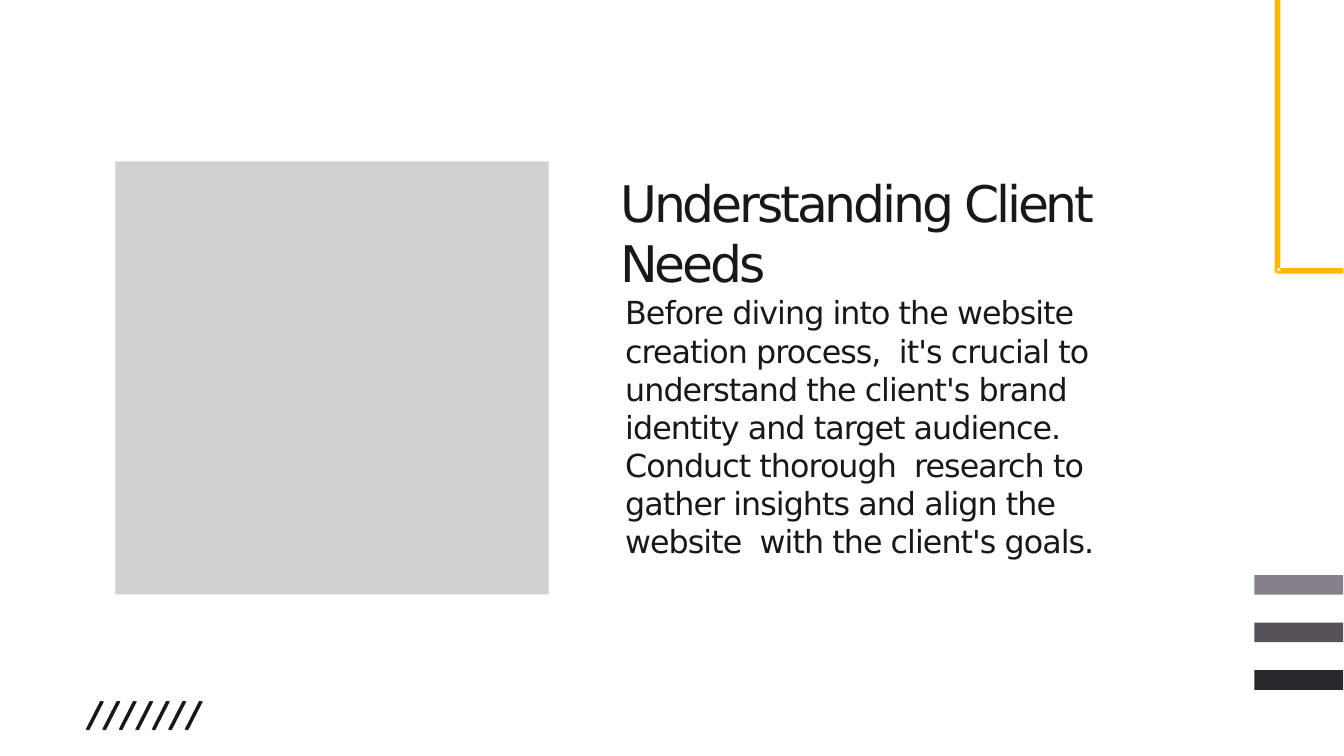
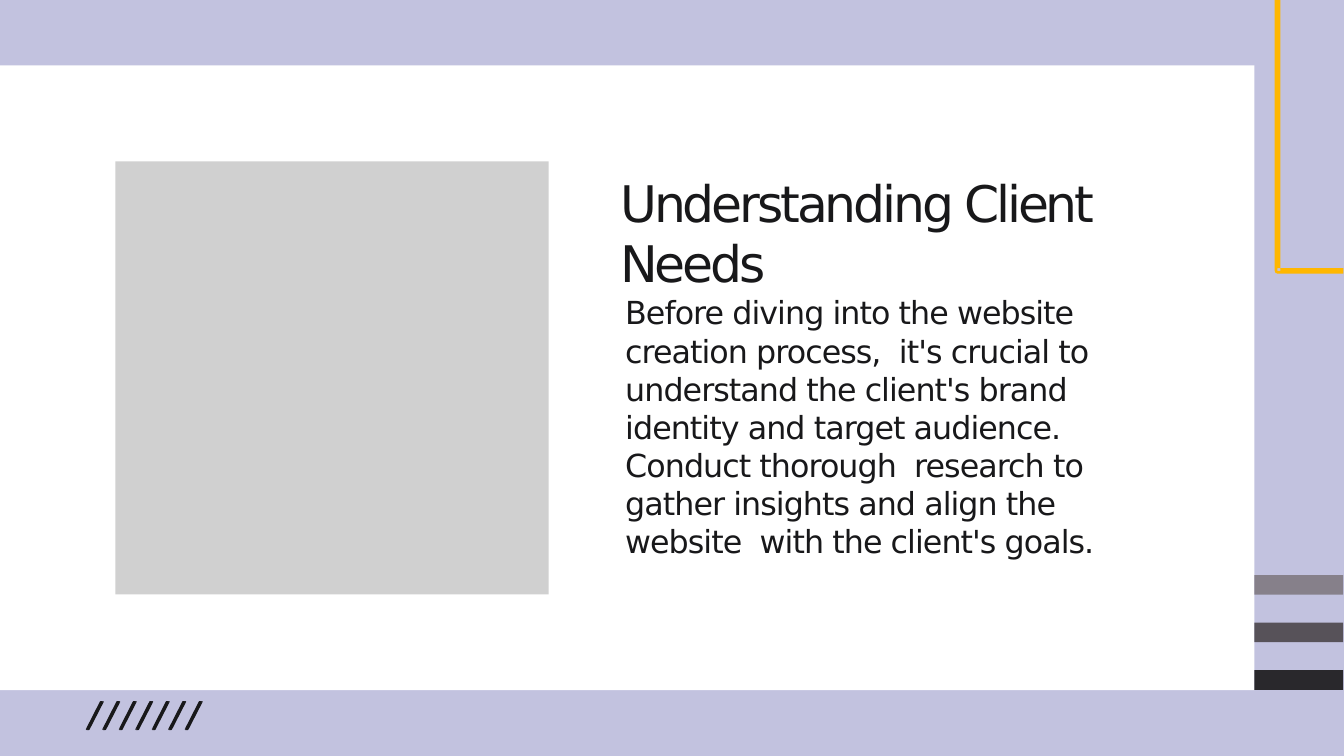
Before and after one commit to rossy1668/Clasess, a slide deck: slide 3 of ProyectoEnglish.pptx. Drawn at 1344x756 pixels with LibreOffice and Linux fonts; fonts in the diff are those of the drawing; grey boxes stand for pictures. Boxes give left, top, right and bottom in pixels: in the first picture for what was removed or moved away, otherwise in the second. Text is boxed around its words. In the diff, an @@ line names an element or a change of style, - is before the commit and + after.

```diff
--- a/ProyectoEnglish.pptx
+++ b/ProyectoEnglish.pptx
@@ background #FFFFFF to #C2C2DF @@
@@ freeform shape added at (0, 65, 1255, 690), fill #FFFFFF @@
```
Also in this commit, not shown: 1 other slide changed, 2 slides added, 1 other file.
